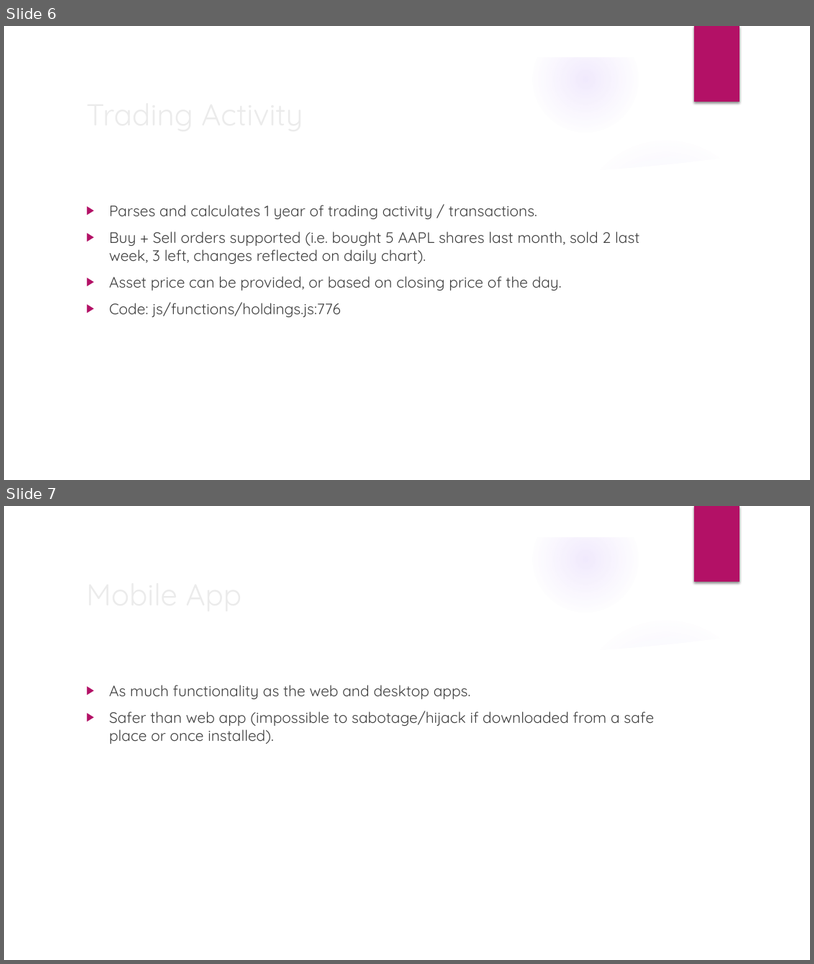
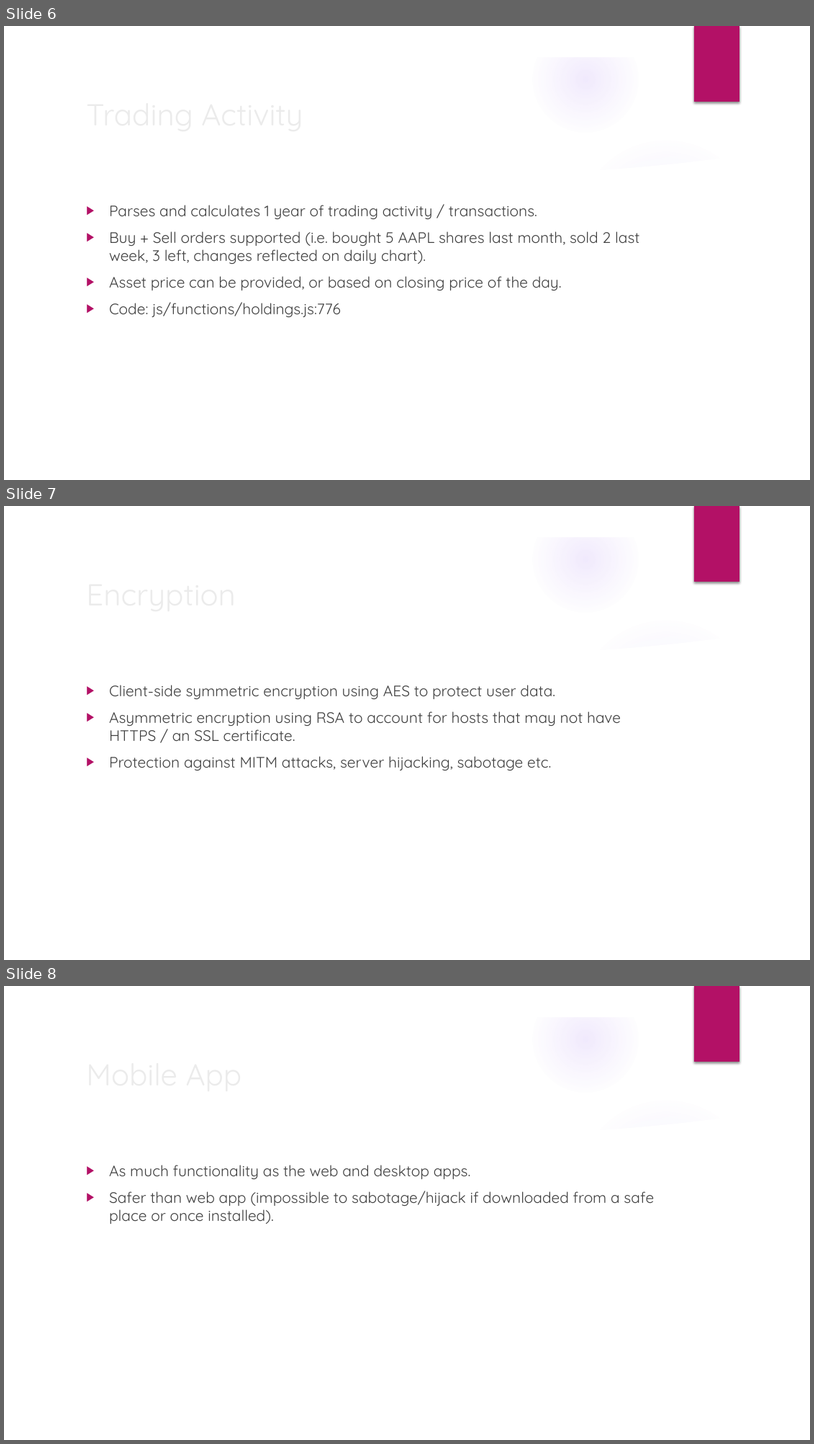
Before and after one commit to Xtrendence/CryptoShare, a slide deck: docs/Meetings/Viva/Viva.pptx. Shown one above the other, each under a label of ours: slides 6 and 7 before the commit, slides 6, 7 and 8 after it. The pictures are 814x964 and 814x1444 pixels, drawn with LibreOffice and Linux fonts; fonts in the diff are those of the drawing; background and template pictures are left out. Boxes give left, top, right and bottom in pixels: in the first picture for what was removed or moved away, otherwise in the second. Text is boxed around its words. In the diff, an @@ line names an element or a change of style, - is before the commit and + after.

```diff
--- a/docs/Meetings/Viva/Viva.pptx
+++ b/docs/Meetings/Viva/Viva.pptx
@@ slide 7 added at (4, 506, 810, 960), background picture (left out); not listed: 9 template elements that a slide beside it also shows @@
@@ text added at (109, 685, 621, 770), 18 pt, text #404040 @@
+▶ Client-side symmetric encryption using AES to protect user data.
+▶ Asymmetric encryption using RSA to account for hosts that may not have HTTPS / an SSL certificate.
+▶ Protection against MITM attacks, server hijacking, sabotage etc.
@@ title added at (263, 686, 337, 699), 36 pt, text #EBEBEB @@
+Encryption
@@ what was slide 7 is now slide 8 @@
```
Also in this commit, not shown: 1 slide changed.
